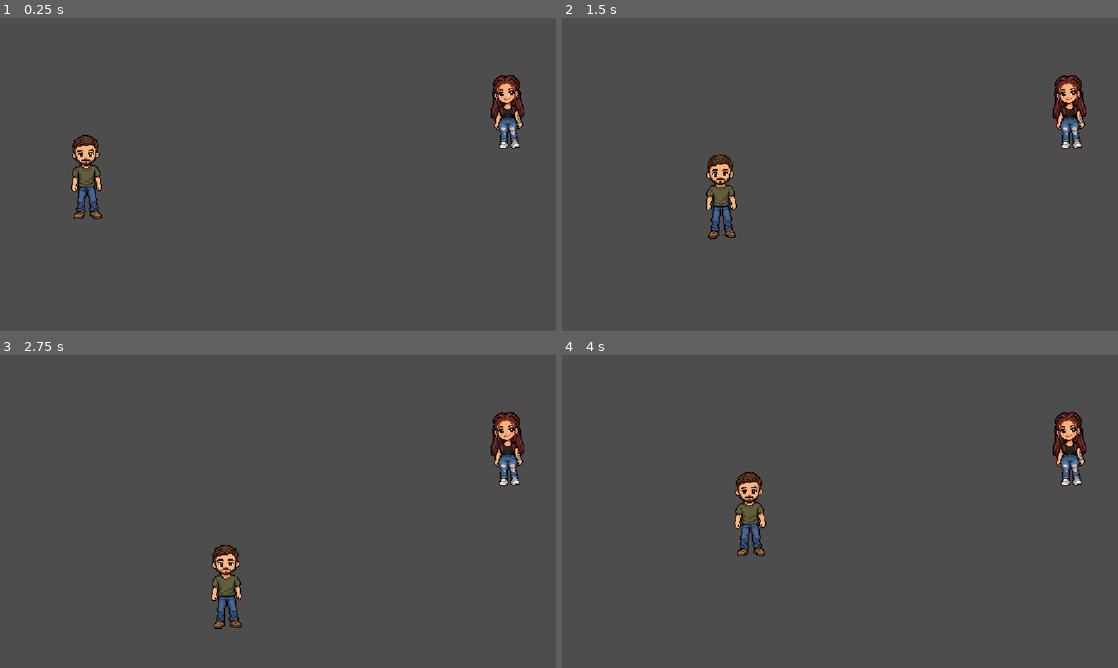
Above: before the commit, frames 1-4 (two rows, left to right).
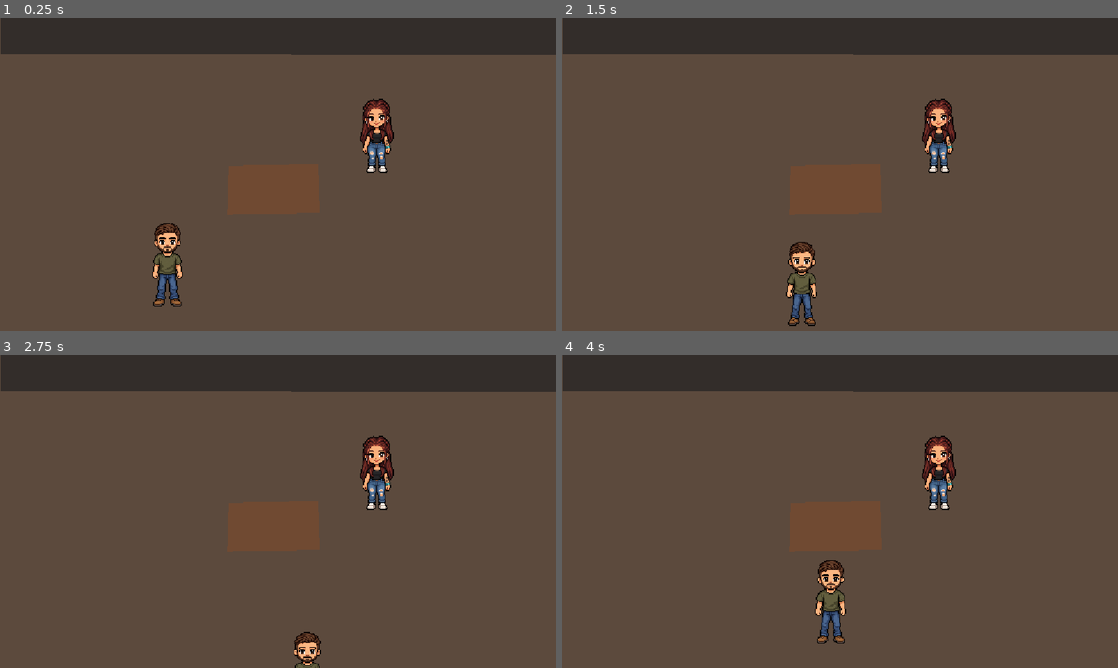
Above: after the commit, the same moments.

Repository: anabelkamenske430/Year-4
Game: Godot game, scene res://scenes/levels/first_date.tscn
Two runs of this game, one before a commit and one after it. Both use one fixed random seed, a clock stepped at 60 frames per second and the inputs below. Before the commit the project starts from res://scenes/levels/test_scene.tscn.
Inputs:
- Up to frame 1 (0.25 s): no input
- Up to frame 2 (1.5 s): tap Enter at 0.5 s; hold D (move_right) 0.53-1.28 s; hold E (interact) 0.53-1.28 s; hold S (move_down) from 1.28 s (still down); tap E (interact) at 1.35 s
- Up to frame 3 (2.75 s): release S (move_down) at 2.03 s; hold D (move_right) from 2.03 s (still down); hold E (interact) from 2.03 s (still down)
- Up to frame 4 (4 s): release D (move_right) at 2.78 s; release E (interact) at 2.78 s; hold W (move_up) 2.78-3.53 s; tap E (interact) at 2.85 s; hold A (move_left) from 3.53 s (still down); hold E (interact) from 3.53 s (still down)

The runs differ from the first frame. In frame 1, 18% of the frame differs, in the area x 0-100%, y 0-93%; in frame 2, 18%; in frame 3, 18%; in frame 4, 18%.

Commit message:
Create first date scene

Diff:
--- a/loverboy-and-bel/project.godot
+++ b/loverboy-and-bel/project.godot
@@ -11,7 +11,7 @@
 [application]
 
 config/name="LoverboyAndBel"
-run/main_scene="uid://dy2q42bi80go7"
+run/main_scene="uid://t5qnu73yxwin"
 config/features=PackedStringArray("4.7", "GL Compatibility")
 config/icon="res://icon.svg"
 
--- /dev/null
+++ b/loverboy-and-bel/scenes/levels/first_date.tscn
@@ -0,0 +1,24 @@
+[gd_scene format=3 uid="uid://t5qnu73yxwin"]
+
+[ext_resource type="PackedScene" uid="uid://bfrjo0u7e4fq" path="res://scenes/characters/bel.tscn" id="1_xx8ys"]
+[ext_resource type="PackedScene" uid="uid://cftclvctilfi1" path="res://scenes/characters/loverboy.tscn" id="2_fpm3c"]
+
+[node name="FirstDate" type="Node2D" unique_id=1761486837]
+
+[node name="Floor" type="Polygon2D" parent="." unique_id=1087986955]
+color = Color(0.36078432, 0.2901961, 0.23921569, 1)
+polygon = PackedVector2Array(-6, 2, -15, 664, 1164, 669, 1173, -16)
+
+[node name="BackWall" type="Polygon2D" parent="." unique_id=691400250]
+color = Color(0.2, 0.1764706, 0.16470589, 1)
+polygon = PackedVector2Array(2, 74, 1154, 77, 1153, -11, 3, -8)
+
+[node name="Bel" parent="." unique_id=1496050138 instance=ExtResource("1_xx8ys")]
+position = Vector2(154, 69)
+
+[node name="Loverboy" parent="." unique_id=985468098 instance=ExtResource("2_fpm3c")]
+position = Vector2(-549, 303)
+
+[node name="Table" type="Polygon2D" parent="." unique_id=452732760]
+color = Color(0.4392157, 0.2901961, 0.19607843, 1)
+polygon = PackedVector2Array(474, 306, 471, 407, 663, 404, 659, 302)
